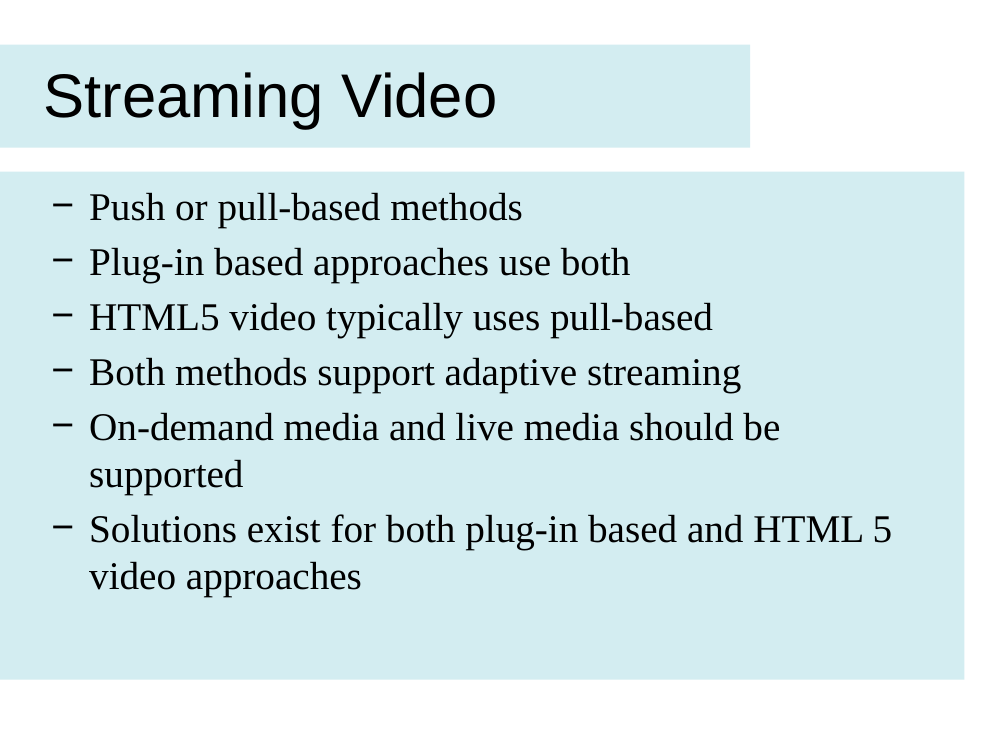
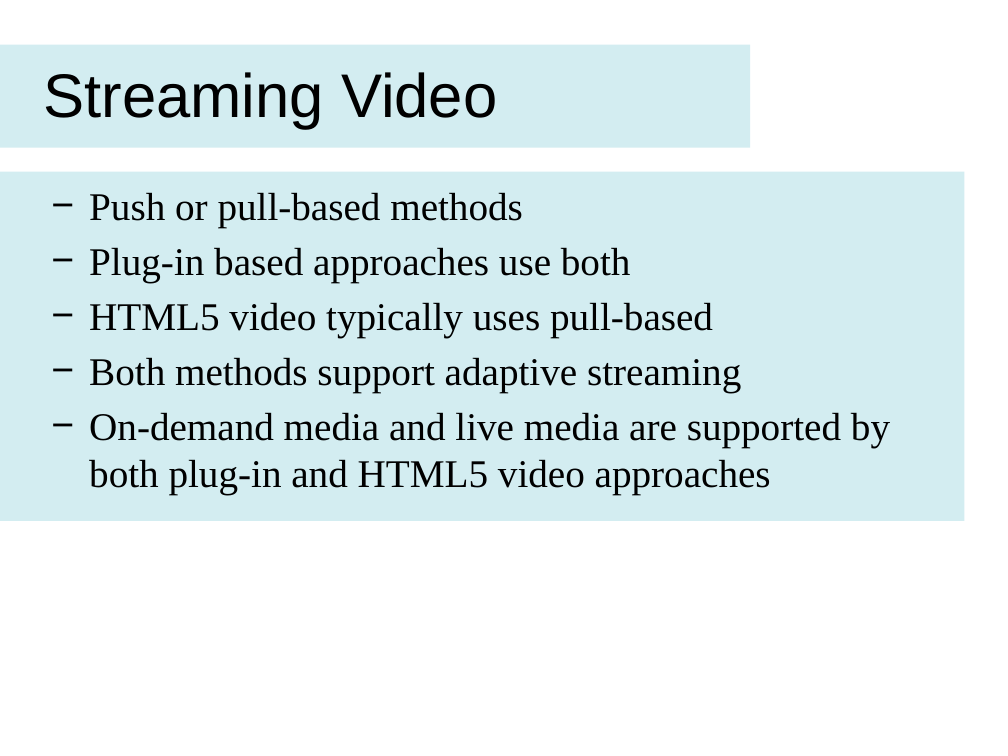
Before and after one commit to dhulme/irp, a slide deck: slide 3 of presentation/slides.pptx (slide 4 before the commit). Drawn at 1008x756 pixels with LibreOffice and Linux fonts; fonts in the diff are those of the drawing. Boxes give left, top, right and bottom in pixels: in the first picture for what was removed or moved away, otherwise in the second. Text is boxed around its words. In the diff, an @@ line names an element or a change of style, - is before the commit and + after.

Commit message:
Working on poster and slides

```diff
--- a/presentation/slides.pptx
+++ b/presentation/slides.pptx
@@ rectangle resized from (x1=0, y1=171, x2=965, y2=679) to (x1=0, y1=171, x2=965, y2=520) @@
@@ text at (x1=89, y1=412, x2=890, y2=494): text changed @@
-− On-demand media and live media should be supported
-− Solutions exist for both plug-in based and HTML 5 video approaches
+− On-demand media and live media are supported by both plug-in and HTML5 video approaches
```
Also in this commit, not shown: 5 other slides changed, 1 slide removed, 1 other file.
